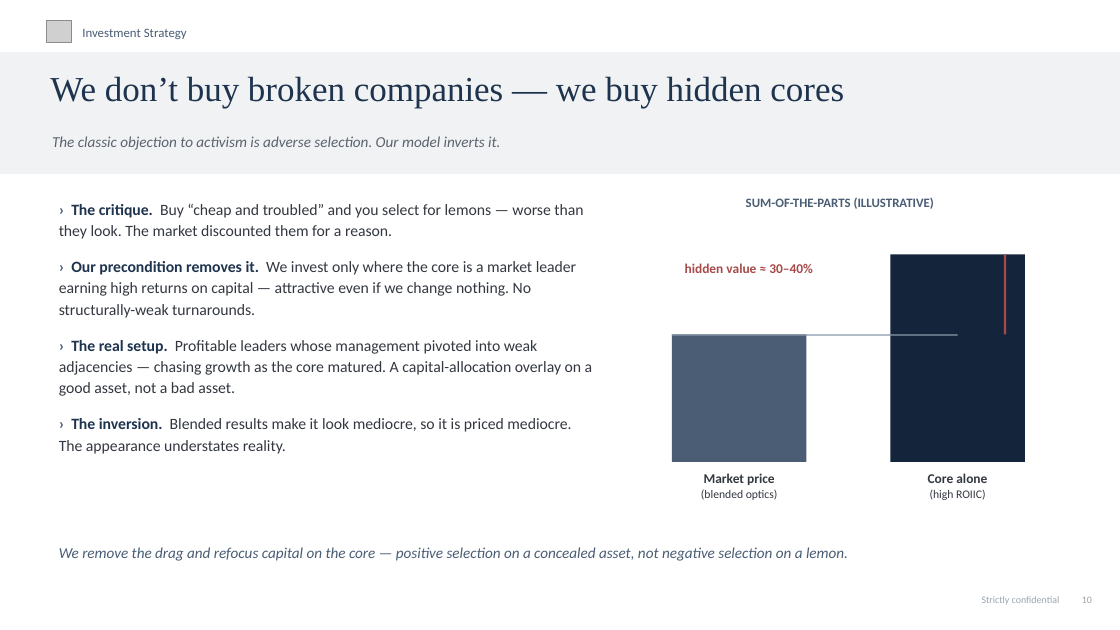
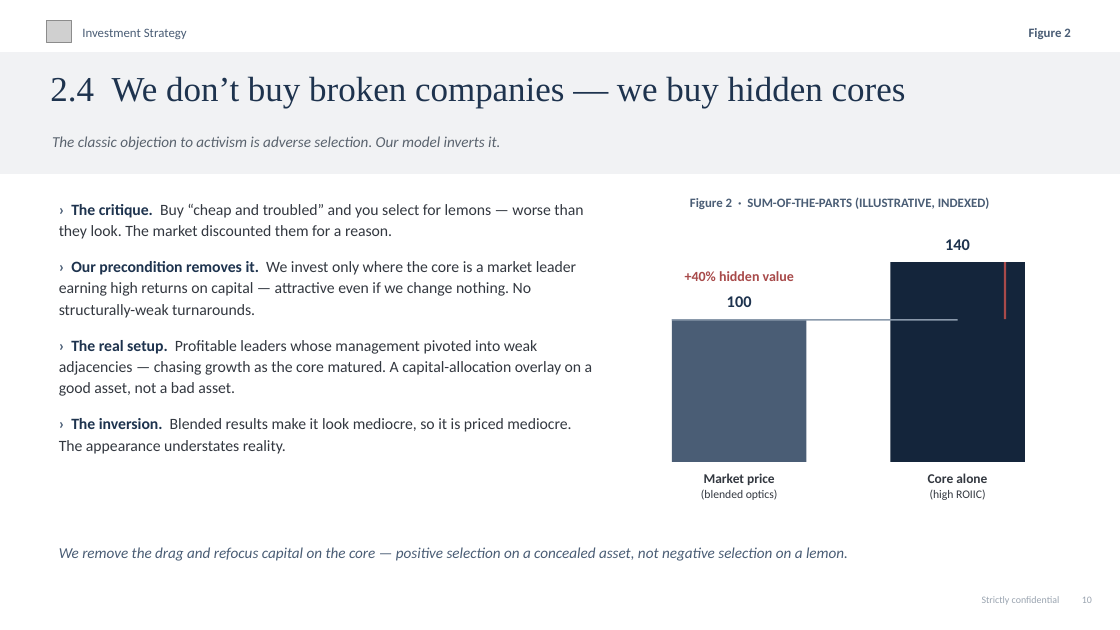
Before and after one commit to charette-lab/Claude, a slide deck: slide 13 of Athanase_Engaged_Ownership_Allocator_Deck.pptx. Drawn at 1120x630 pixels with LibreOffice and Linux fonts; fonts in the diff are those of the drawing; grey boxes stand for pictures. Boxes give left, top, right and bottom in pixels: in the first picture for what was removed or moved away, otherwise in the second. Text is boxed around its words. In the diff, an @@ line names an element or a change of style, - is before the commit and + after.

```diff
--- a/Athanase_Engaged_Ownership_Allocator_Deck.pptx
+++ b/Athanase_Engaged_Ownership_Allocator_Deck.pptx
@@ text added at box(1029, 28, 1070, 39), 11 pt, text #4A5D75, bold @@
+Figure 2
@@ text at box(50, 76, 906, 108): text changed @@
-We don’t buy broken companies — we buy hidden cores
+2.4 We don’t buy broken companies — we buy hidden cores
@@ text at box(690, 197, 990, 209): text changed @@
-SUM-OF-THE-PARTS (ILLUSTRATIVE)
+Figure 2 · SUM-OF-THE-PARTS (ILLUSTRATIVE, INDEXED)
@@ text added at box(945, 239, 970, 250), 14 pt, text #1E334E, bold @@
+140
@@ rectangle: place and size @@
-rectangle at box(891, 255, 1025, 462)
+rectangle at box(891, 262, 1025, 462)
@@ rectangle: place and size @@
-rectangle at box(1004, 255, 1007, 334)
+rectangle at box(1004, 262, 1007, 319)
@@ text at box(685, 271, 794, 281): text changed; size 11.5 to 12 pt @@
-hidden value ≈ 30–40%
++40% hidden value
@@ text added at box(727, 296, 752, 307), 14 pt, text #1E334E, bold @@
+100
@@ rectangle: place and size @@
-rectangle at box(672, 334, 807, 462)
+rectangle at box(672, 319, 807, 462)
@@ rectangle: place and size @@
-rectangle at box(672, 334, 958, 336)
+rectangle at box(672, 319, 958, 321)
```
Also in this commit, not shown: 21 other slides changed, 1 other file.
